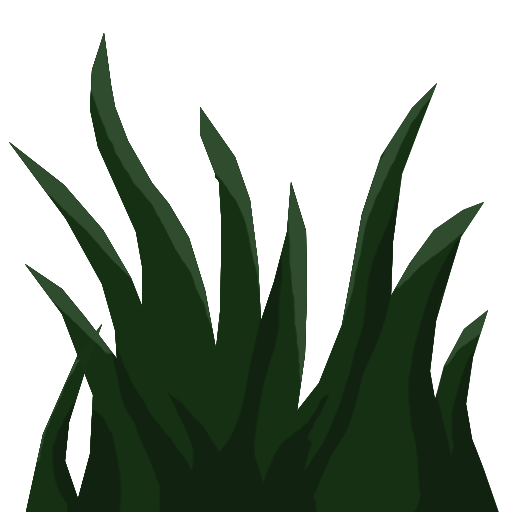
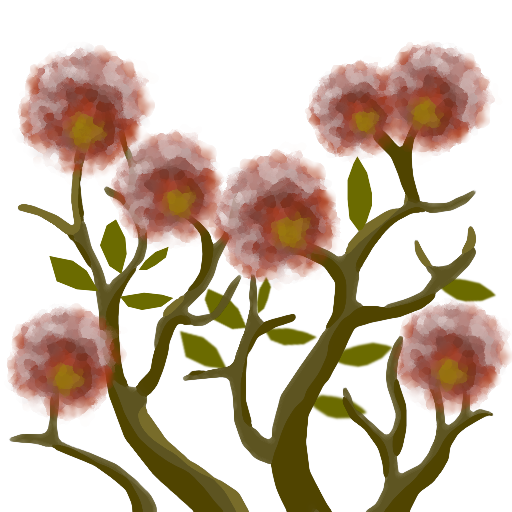
Layers edited between the first and the second 512×512 image:
added layer "flowers" above "leaves" over [6, 40, 512, 427]
added layer "leaves" above "bushes" over [49, 156, 372, 310]
added layer "bushes" above "leaves-Kopie" over [8, 110, 495, 512]
added layer "leaves-Kopie" above "Ebenengruppe" over [178, 276, 497, 422]
moved "grass #1" into group "Ebenengruppe" over [9, 33, 499, 512]
moved "grass" into group "Ebenengruppe" over [9, 33, 499, 512]
